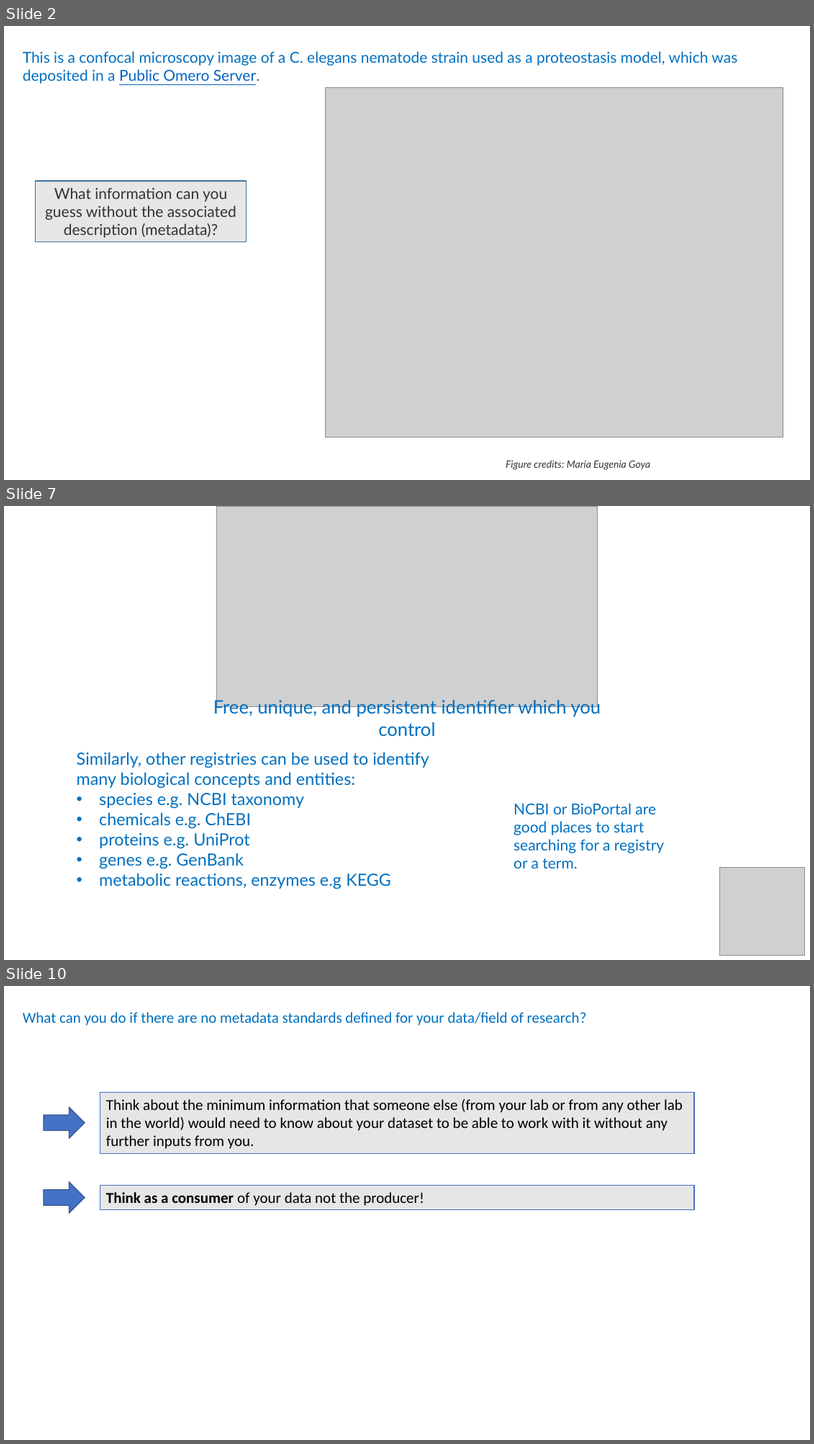
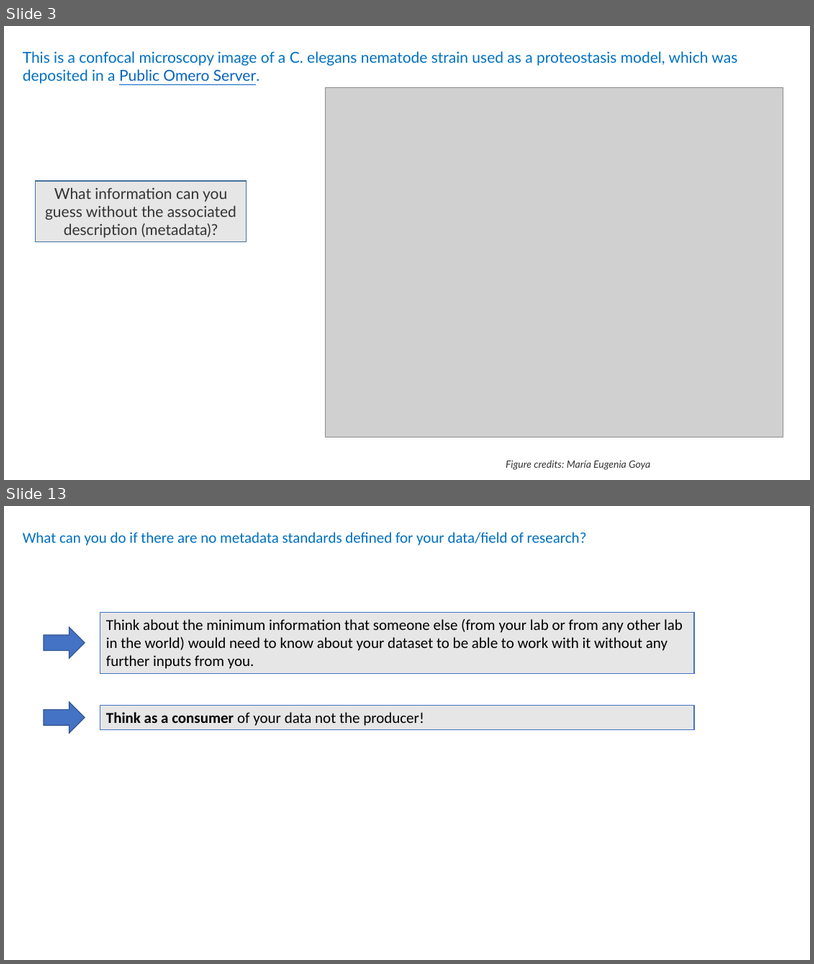
Before and after one commit to tobyhodges/solid-waddle, a slide deck: instructors/04-intro-to-metadata.pptx. Shown one above the other, each under a label of ours: slides 2, 7 and 10 before the commit, slides 3 and 13 after it; the slides between them are not shown. The pictures are 814x1444 and 814x964 pixels, drawn with LibreOffice and Linux fonts; fonts in the diff are those of the drawing; grey boxes stand for pictures. Boxes give left, top, right and bottom in pixels: in the first picture for what was removed or moved away, otherwise in the second. Text is boxed around its words. In the diff, an @@ line names an element or a change of style, - is before the commit and + after.

```diff
--- a/instructors/04-intro-to-metadata.pptx
+++ b/instructors/04-intro-to-metadata.pptx
@@ slide 7 removed at (4,506,810,960), background #FFFFFF @@
@@ picture removed at (217,506,598,706) @@
@@ text removed at (214,698,602,736) @@
-Free, unique, and persistent identifier which you control
@@ text removed at (77,752,429,889) @@
-Similarly, other registries can be used to identify many biological concepts and entities:
-• species e.g. NCBI taxonomy
-• chemicals e.g. ChEBI
-• proteins e.g. UniProt
-• genes e.g. GenBank
-• metabolic reactions, enzymes e.g KEGG
@@ text removed at (514,803,664,868) @@
-NCBI or BioPortal are good places to start searching for a registry or a term.
@@ picture removed at (720,867,805,955) @@
@@ what was slide 2 is now slide 3 @@
@@ what was slide 10 is now slide 13 @@
```
Also in this commit, not shown: 2 slides changed, 6 slides added, 2 other slides removed, 2 other files.
